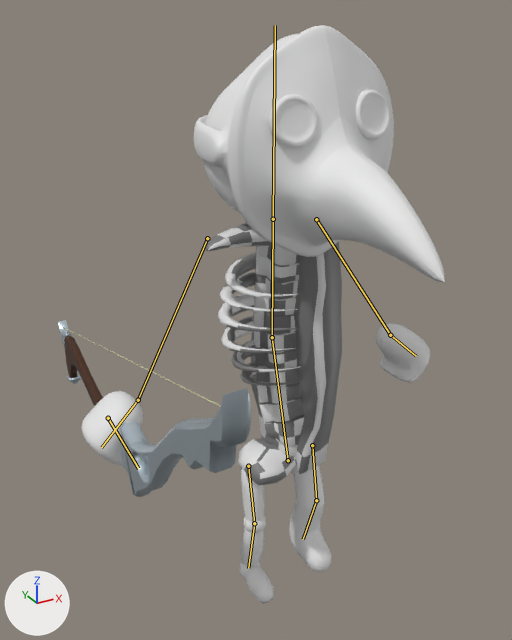
The Blender file Assets/WIP/Models/Enemies/Ranger/Ranger_Enemy_Rigged.blend, before and after one commit.
The view is the same before and after, from a 50 mm lens placed at (-4.7, -8.05, 8.32), pointed at (0.03, 0.53, 4.02). Every picture has the same lights, and +X, +Y and +Z are marked at lower left. The bones that bend it are drawn over the model as lines.

The first picture shows 'Bow(Export)', 'Head', 'L_Hand', 'L_Leg', 'R_Hand', 'R_Leg', 'Torso'.
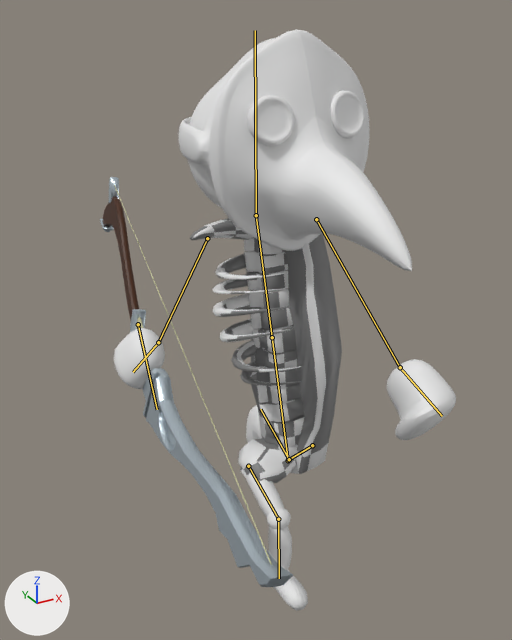
The newer file adds an action. The first version stands in its rest pose; the second is drawn at frame 15 of the action 'Run'.

Changed parts and their boxes (x1, y1, x2, y2) in the pictures (512 x 640 px):
'Head', posed (7% narrower, 6% shorter): before (194, 25, 445, 282); after (179, 30, 412, 271)
'Torso', posed (10% wider): before (204, 223, 342, 486); after (190, 218, 342, 483)
'Bow(Export)', posed (131% taller): before (58, 320, 251, 497); after (100, 177, 293, 587)
'R_Hand', posed (27% wider, 37% taller): before (376, 324, 430, 383); after (387, 359, 456, 440)
'L_Leg', posed (81% wider): before (239, 468, 274, 604); after (244, 471, 308, 611)
'L_Hand', posed (17% narrower, 18% shorter): before (81, 391, 143, 466); after (114, 328, 165, 389)
'R_Leg', posed: before (289, 465, 331, 572); after (246, 405, 262, 442)
bone 'Bone.001', root to tip: before (272, 337) to (273, 219); after (272, 337) to (256, 215)
bone 'Bone.010', root to tip: before (273, 219) to (275, 25); after (256, 215) to (255, 30)
bone 'Bone.002', root to tip: before (316, 219) to (390, 335); after (316, 219) to (400, 367)
bone 'Bone.004', root to tip: before (207, 238) to (138, 400); after (207, 238) to (158, 342)
bone 'Bone.011', root to tip: before (108, 418) to (138, 468); after (138, 324) to (157, 409)
bone 'Bone.006', root to tip: before (312, 445) to (316, 500); after (312, 445) to (289, 459)
bone 'Bone.007', root to tip: before (316, 500) to (303, 539); after (289, 459) to (260, 409)
bone 'Bone.008', root to tip: before (248, 466) to (254, 523); after (248, 466) to (278, 519)
bone 'Bone.009', root to tip: before (254, 523) to (248, 568); after (278, 519) to (279, 578)

The change in detail:
Bone 'Bone.001' (bone_bone_001) turns from (0, 0, 0) to (16, 0, 0) degrees about its own x, y and z.
Bone 'Bone.010' (bone_bone_010) turns from (0, 0, 0) to (-15, 0, 0) degrees about its own x, y and z.
Bone 'Bone.002' (bone_bone_002) turns from (0, 0, 0) to (-59, 0, -16) degrees about its own x, y and z.
Bone 'Bone.004' (bone_bone_004) turns from (0, 0, 0) to (38, 9, 2) degrees about its own x, y and z.
Bone 'Bone.011' (bone_bone_011) turns from (0, 0, 0) to (-5, 28, -1) degrees about its own x, y and z.
Bone 'Bone.006' (bone_bone_006) turns from (0, 0, 0) to (-56, 0, 0) degrees about its own x, y and z.
Bone 'Bone.007' (bone_bone_007) turns from (0, 0, 0) to (-41, 0, 0) degrees about its own x, y and z.
Bone 'Bone.008' (bone_bone_008) turns from (0, 0, 0) to (58, 0, 0) degrees about its own x, y and z.
Bone 'Bone.009' (bone_bone_009) turns from (0, 0, 0) to (-45, 0, 0) degrees about its own x, y and z.
